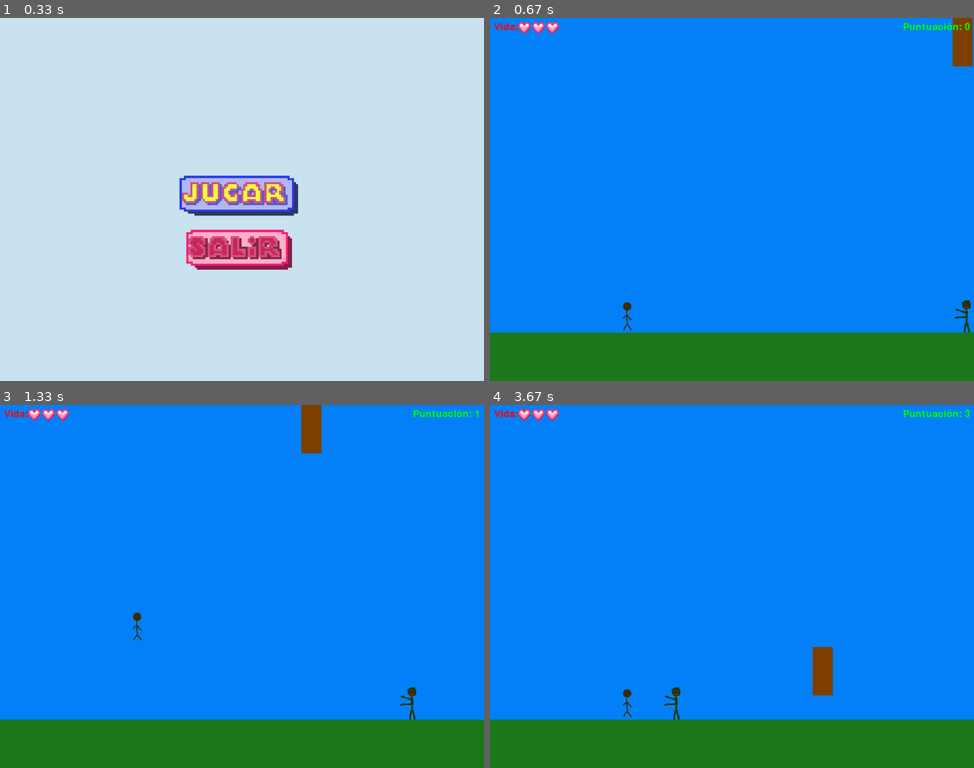
Above: before the commit, frames 1-4 (two rows, left to right).
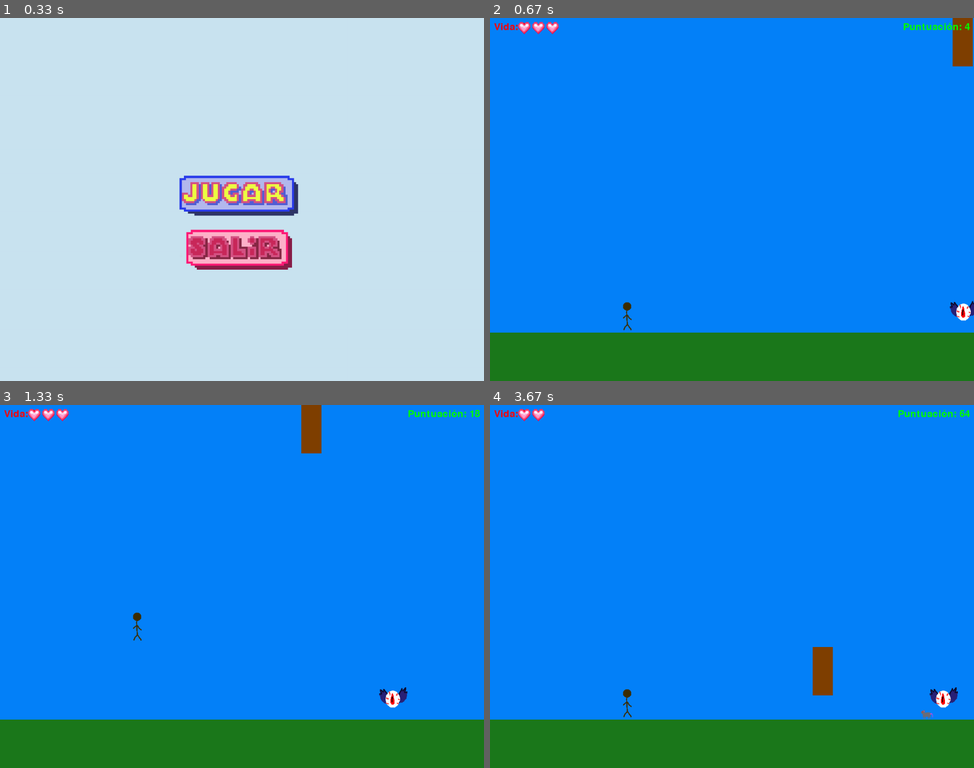
Above: after the commit, the same moments.

Repository: Jol-XD/Corre-Paco-Corre
Game: pygame game, started from proyecto/Juego(test-Jack).py
Two runs of this game, one before a commit and one after it. Both use one fixed random seed, a clock stepped at 60 frames per second and the inputs below.
Inputs (mouse positions are in pixels of both pictures, inside the frame that each line leads up to):
- Up to frame 1 (0.33 s): no input
- Up to frame 2 (0.67 s): click (727, 195) at 0.38 s
- Up to frame 3 (1.33 s): tap Space at 0.67 s; hold Up from 1 s (still down)
- Up to frame 4 (3.67 s): release Up at 1.47 s; hold Down 1.5-1.8 s; hold Up 1.83-2.2 s; hold Up 2.63-2.93 s; hold Up from 3.3 s (still down)

Frame 1 is identical in both runs. In frame 2, 0.3% of the frame differs, in the area x 95-100%, y 1-87%; in frame 3, 0.5%; in frame 4, 0.6%, in the area x 11-100%, y 1-87%.

Commit message:
se va mejorando lo random

Diff:
--- a/proyecto/Juego(test-Jack).py
+++ b/proyecto/Juego(test-Jack).py
@@ -99,9 +99,19 @@
     # Restablece la posición de las estructuras
     estructuras.empty()
     enemigos.empty()
-    generar_enemigo()
-
-
+
+    numero_enemigo = random.randint(1, 3)  # Elegir un número aleatorio entre 1 y 3
+
+    # Asignar el tipo de enemigo en función del número aleatorio
+    if numero_enemigo == 1:
+        tipo_enemigo = EnemigoNormal
+    elif numero_enemigo == 2:
+        tipo_enemigo = EnemigoVolador
+    else:
+        tipo_enemigo = EnemigoEnano
+    nuevo_enemigo = tipo_enemigo(screen_width, 700)
+    nuevo_enemigo.numero = numero_enemigo
+    enemigos.add(nuevo_enemigo)
 
     for _ in range(1):
         nueva_estructura = Estructura(random.randint(screen_width, screen_width + 200), 50, 120, 10)
@@ -324,31 +334,14 @@
 enemigos = pygame.sprite.Group()
 spawn_timer = 0
 spawn_interval = 3000
-enemigo_en_pantalla = False
+
+ultimo_enemigo_derrotado = False
 enemigo_actual = None
-ultimo_enemigo_derrotado = False
-
-tipos_enemigos = [(1), (2), (3)]
 
 def generar_enemigo():
-    global enemigo_en_pantalla, ultimo_enemigo_derrotado
-
-    numero_enemigo = random.randint(1, 3)
-
-    if numero_enemigo == 1:
-        tipo_enemigo = EnemigoNormal
-    elif numero_enemigo == 2:
-        tipo_enemigo = EnemigoVolador
-    else:
-        tipo_enemigo = EnemigoEnano
-
-    nuevo_enemigo = tipo_enemigo(screen_width, 700)
-    nuevo_enemigo.numero = numero_enemigo
-    enemigos.add(nuevo_enemigo)
-
-    if not enemigo_en_pantalla and ultimo_enemigo_derrotado:
-        enemigo_en_pantalla = True
-
+    global enemigo_actual
+
+    if enemigo_actual is None:
         numero_enemigo = random.randint(1, 3)  # Elegir un número aleatorio entre 1 y 3
 
         # Asignar el tipo de enemigo en función del número aleatorio
@@ -361,11 +354,10 @@
 
         nuevo_enemigo = tipo_enemigo(screen_width, 700)
         nuevo_enemigo.numero = numero_enemigo
-        enemigos.add(nuevo_enemigo)
+        enemigo_actual = nuevo_enemigo
+        enemigos.add(enemigo_actual)
 
         print(f"¡Apareció un enemigo número {numero_enemigo}!")
-
-        ultimo_enemigo_derrotado = False
 
 font = pygame.font.SysFont("arialblack", 40)
 puntuacion = 0
@@ -378,7 +370,7 @@
     tiempo_actual = pygame.time.get_ticks()
 
     # Comprueba si ha pasado al menos 10 segundos desde el último punto sumado
-    if tiempo_actual - tiempo_ultimo_punto >= 1000:
+    if tiempo_actual - tiempo_ultimo_punto >= 50:
         puntuacion += 1
         tiempo_ultimo_punto = tiempo_actual  # Actualiza el tiempo del último punto sumado
 
@@ -492,15 +484,17 @@
                 if event.key == pygame.K_SPACE:
                     jugador.detener_ataque()
 
-
-
-        if jugador.attack_rect:
-            for enemigo in enemigos:
-                if jugador.attack_rect.colliderect(enemigo.rect):
-                    puntuacion += 5
-                    print("¡Enemigo derrotado!")
-                    enemigo.derrotado = True
-                    ultimo_enemigo_derrotado = True
+            if jugador.attack_rect:
+                    for enemigo in enemigos:
+                        if jugador.attack_rect.colliderect(enemigo.rect):
+                            puntuacion += 10
+                            print("¡Enemigo derrotado!")
+                            enemigo.derrotado = True
+                            enemigos.remove(enemigo)
+                            ultimo_enemigo_derrotado = True
+
+            if ultimo_enemigo_derrotado:
+                generar_enemigo()
 
 
     colisiones = pygame.sprite.spritecollide(jugador, enemigos, False)
@@ -513,9 +507,6 @@
             print("¡Enemigo te quito 1 vida!")
             ultimo_enemigo_derrotado = True
 
-    if ultimo_enemigo_derrotado == True:
-        generar_enemigo()
-
     choque = pygame.sprite.spritecollide(jugador, estructuras, False)
     if choque:
         estructura_colisionada = choque[0]
